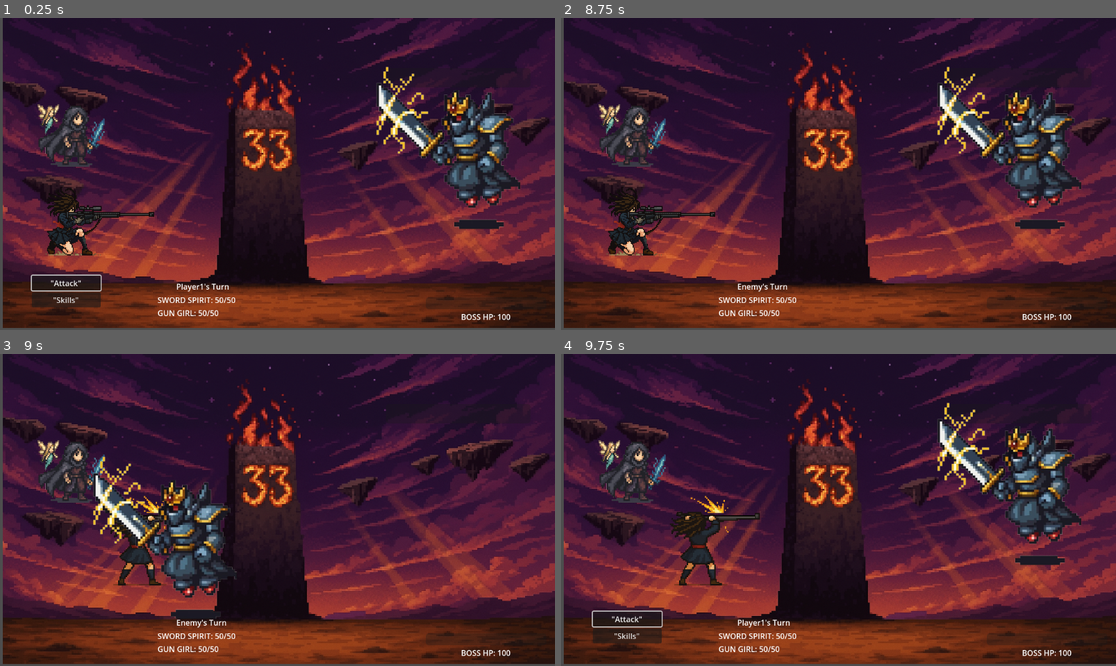
Above: before the commit, frames 1-4 (two rows, left to right).
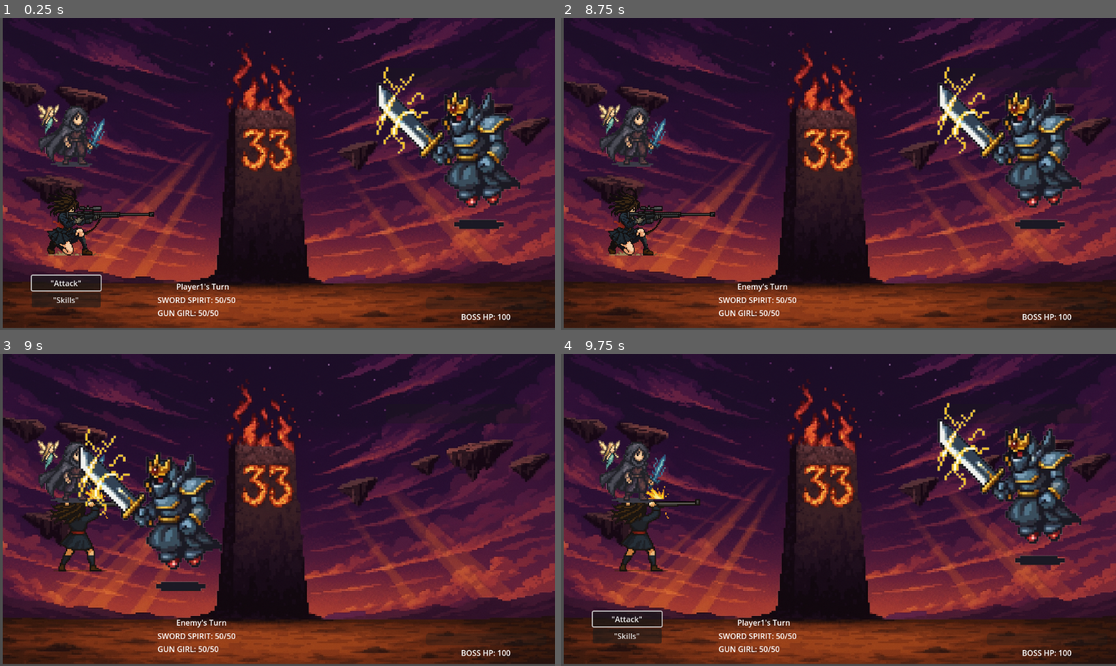
Above: after the commit, the same moments.

Repository: pmckay89/vifae-mvp-cc
Game: Godot game, scene res://scenes/BattleScene.tscn
The game is run twice, just before and just after one commit, with the same random seed, the same clock (stepped at 60 frames per second) and the same inputs.
Inputs:
- Up to frame 1 (0.25 s): no input
- Up to frame 2 (8.75 s): click "'Attack'" at 0.5 s; click "'Skills'" at 1.25 s; tap Enter (start) at 2, 2.75, 5.75 s; hold D (move right) 2.03-2.78 s; hold Z (confirm attack) 2.03-2.78 s; hold S (move down) 2.78-3.53 s; tap X (parry) at 2.85, 5.85 s; tap Z (confirm attack) at 3.5, 5 s; hold D (move right) 3.53-4.28 s; hold Enter (start) 3.53-4.28 s; hold W (move up) 4.28-5.03 s; tap M at 4.35, 7.35 s; hold Z (confirm attack) 5.03-5.78 s; hold A (move left) 5.03-6.53 s; hold S (move down) 6.53-7.28 s; hold Enter (start) 6.53-7.28 s; hold D (move right) 7.28-8.03 s; hold W (move up) from 8.03 s (still down); hold Z (confirm attack) from 8.03 s (still down)
- Up to frame 3 (9 s): release W (move up) at 8.78 s; release Z (confirm attack) at 8.78 s; hold D (move right) from 8.78 s (still down); tap X (parry) at 8.85 s
- Up to frame 4 (9.75 s): release D (move right) at 9.53 s; hold S (move down) from 9.53 s (still down); hold Enter (start) from 9.53 s (still down)

Frames 1-2 are identical in both runs. In frame 3, 7.9% of the frame differs, in the area x 8-43%, y 23-85%; in frame 4, 2.6%.

Commit message:
death sprites added

Diff:
--- a/scenes/Enemy.tscn
+++ b/scenes/Enemy.tscn
@@ -27,14 +27,14 @@
 [node name="e-block" type="Sprite2D" parent="."]
 visible = false
 z_index = 10
-position = Vector2(-588, -104)
+position = Vector2(-621, -53)
 scale = Vector2(0.75, 0.75)
 texture = ExtResource("2_mpr68")
 
 [node name="e-block2" type="Sprite2D" parent="."]
 visible = false
 z_index = 10
-position = Vector2(-587, 183)
+position = Vector2(-618, 125)
 scale = Vector2(0.75, 0.75)
 texture = ExtResource("2_mpr68")
 
--- a/scenes/Player1.tscn
+++ b/scenes/Player1.tscn
@@ -1,8 +1,9 @@
-[gd_scene load_steps=4 format=3 uid="uid://ce1cfkpg1oapd"]
+[gd_scene load_steps=5 format=3 uid="uid://ce1cfkpg1oapd"]
 
 [ext_resource type="Script" uid="uid://dbq0tjhjohpp8" path="res://scripts/player/Player1.gd" id="1_p7jkb"]
 [ext_resource type="Texture2D" uid="uid://2mnnrkd04phy" path="res://assets/characters/p1.png" id="2_1jryi"]
 [ext_resource type="Texture2D" uid="uid://bi43o7pnytl1b" path="res://assets/characters/p1-block.png" id="3_b1h3a"]
+[ext_resource type="Texture2D" uid="uid://pn4ko6yyfgr0" path="res://assets/characters/p1-dead.png" id="4_vt8vw"]
 
 [node name="Player1" type="Node2D"]
 position = Vector2(179, 221)
@@ -17,7 +18,12 @@
 
 [node name="p1-block" type="Sprite2D" parent="."]
 visible = false
-position = Vector2(101, 3)
-scale = Vector2(0.15, 0.15)
+position = Vector2(46.4, -7.6)
+scale = Vector2(0.176562, 0.174609)
 texture = ExtResource("3_b1h3a")
 flip_h = true
+
+[node name="p1-dead" type="Sprite2D" parent="."]
+visible = false
+scale = Vector2(0.15, 0.15)
+texture = ExtResource("4_vt8vw")
--- a/scenes/Player2.tscn
+++ b/scenes/Player2.tscn
@@ -1,8 +1,9 @@
-[gd_scene load_steps=4 format=3 uid="uid://c8rlmnvaxhyuc"]
+[gd_scene load_steps=5 format=3 uid="uid://c8rlmnvaxhyuc"]
 
 [ext_resource type="Script" uid="uid://ddlnogaisv00" path="res://scripts/player/Player2.gd" id="1_2adyw"]
 [ext_resource type="Texture2D" uid="uid://cmlogkyxy6j8e" path="res://assets/characters/p2.png" id="2_safxn"]
 [ext_resource type="Texture2D" uid="uid://pqx0ofex00kd" path="res://assets/characters/p2-block.png" id="3_wr50v"]
+[ext_resource type="Texture2D" uid="uid://bneqgr27elwcc" path="res://assets/characters/p2-dead.png" id="4_s8145"]
 
 [node name="Player2" type="Node2D"]
 position = Vector2(186, 489)
@@ -15,6 +16,12 @@
 
 [node name="p2-block" type="Sprite2D" parent="."]
 visible = false
-position = Vector2(173.6, -4.1)
+position = Vector2(50, -33)
 scale = Vector2(0.201953, 0.189258)
 texture = ExtResource("3_wr50v")
+
+[node name="p2-dead" type="Sprite2D" parent="."]
+visible = false
+position = Vector2(6.4, 47.4)
+scale = Vector2(0.180469, 0.172656)
+texture = ExtResource("4_s8145")
--- a/scripts/player/Player1.gd
+++ b/scripts/player/Player1.gd
@@ -34,6 +34,22 @@
 	block_sprite.visible = false
 	main_sprite.visible = true
 
+func show_death_sprite():
+	# Hide all other sprites
+	$Sprite2D.visible = false
+	$"p1-block".visible = false
+
+	# Show death sprite
+	$"p1-dead".visible = true
+	print("DEATH→ " + name + " death sprite displayed")
+
+func hide_death_sprite():
+	# Hide death sprite and restore main sprite
+	$"p1-dead".visible = false
+	$Sprite2D.visible = true
+	$"p1-block".visible = false
+	print("REVIVE→ " + name + " restored to life")
+
 func attack(target):
 	if target == null:
 		print(name, "tried to attack a NULL target!")
@@ -66,8 +82,16 @@
 		hp = 0
 		is_defeated = true
 		print(name, "has been defeated!")
+		show_death_sprite()
 
 	CombatUI.show_damage_popup(self, amount)
+
+func reset_for_new_combat():
+	# Called by TurnManager when combat resets
+	hp = hp_max
+	is_defeated = false
+	hide_death_sprite()
+	print("RESET→ " + name + " fully restored")
 
 func get_ability_list() -> Array:
 	return ["bullet_rain", "jump_shot", "precision_strike"]
--- a/scripts/player/Player2.gd
+++ b/scripts/player/Player2.gd
@@ -34,6 +34,22 @@
 	block_sprite.visible = false
 	main_sprite.visible = true
 
+func show_death_sprite():
+	# Hide all other sprites
+	$Sprite2D.visible = false
+	$"p2-block".visible = false
+
+	# Show death sprite
+	$"p2-dead".visible = true
+	print("DEATH→ " + name + " death sprite displayed")
+
+func hide_death_sprite():
+	# Hide death sprite and restore main sprite
+	$"p2-dead".visible = false
+	$Sprite2D.visible = true
+	$"p2-block".visible = false
+	print("REVIVE→ " + name + " restored to life")
+
 func attack(target):
 	if target == null:
 		print(name, "tried to attack a NULL target!")
@@ -66,8 +82,16 @@
 		hp = 0
 		is_defeated = true
 		print(name, "has been defeated!")
+		show_death_sprite()
 
 	CombatUI.show_damage_popup(self, amount)
+
+func reset_for_new_combat():
+	# Called by TurnManager when combat resets
+	hp = hp_max
+	is_defeated = false
+	hide_death_sprite()
+	print("RESET→ " + name + " fully restored")
 
 func get_ability_list() -> Array:
 	return ["scythe_spin", "lance_pierce", "spirit_slash"]
Binary file added: assets/characters/p1-dead.png
Not shown, added: assets/characters/p1-dead.png.import
Binary file added: assets/characters/p2-dead.png
Not shown, added: assets/characters/p2-dead.png.import
Not shown, added: export_presets.cfg
